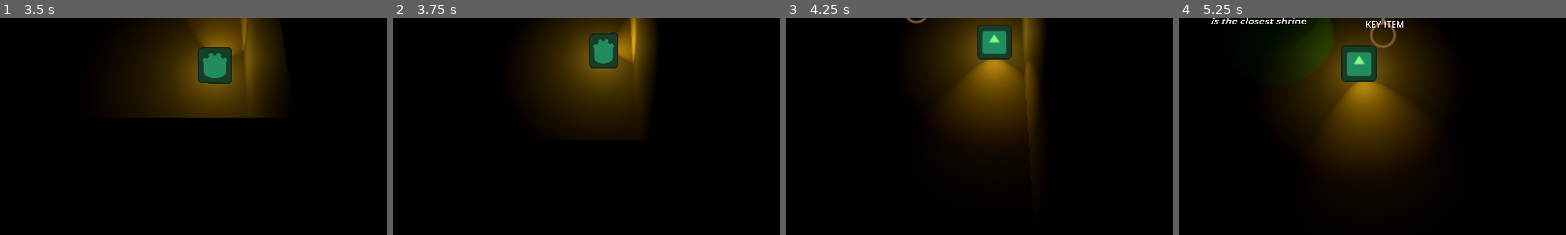
Above: before the commit, frames 1-4 (left to right).
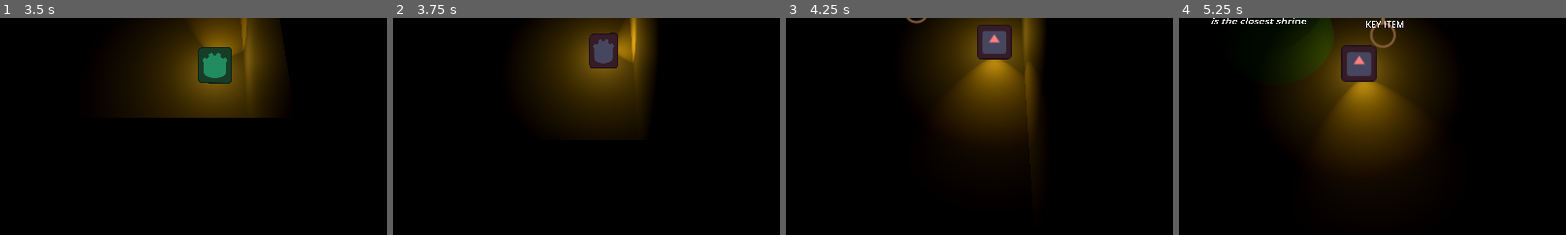
Above: after the commit, the same moments.

Repository: Rusty-Rat-Studios/dead-living-and-dying
Game: Godot game, scene res://ui/main_menu.tscn
Two runs of this game, one before a commit and one after it. Both use one fixed random seed, a clock stepped at 60 frames per second and the inputs below. The engine's default icon, where the game draws it, is replaced by a stand-in: a white triangle on a blue panel in a dark square.
Inputs (mouse positions are % of the whole screen's width and height, from its top left):
- Up to frame 1 (3.5 s): click "Start" at 0.5 s; tap Enter at 1.25 s; move the mouse to (72, 45) at 1.27 s; hold Right (ui_right) 1.28-2.03 s; tap E (interact) at 1.35 s; tap Keypad Enter (ui_accept) at 1.52, 2.27 s; move the mouse to (30, 55) at 2.02 s; hold Down (ui_down) 2.03-2.78 s; right-click (30, 55) at 2.1 s; move the mouse to (60, 28) at 2.77 s; press the mouse at (60, 28) at 2.78 s; hold Right (ui_right) from 2.78 s (still down)
- Up to frame 2 (3.75 s): move the mouse to (45, 70) at 3.52 s; release Right (ui_right) at 3.53 s; release the mouse at (45, 70) at 3.53 s; hold Up (ui_up) from 3.53 s (still down); tap Tab at 3.6 s
- Up to frame 3 (4.25 s): keep holding Up (ui_up); tap Keypad Enter (ui_accept) at 3.77 s
- Up to frame 4 (5.25 s): move the mouse to (80, 65) at 4.27 s; release Up (ui_up) at 4.28 s; hold Left (ui_left) from 4.28 s (still down); tap E (interact) at 4.35 s; tap Keypad Enter (ui_accept) at 4.52 s; move the mouse to (20, 35) at 5.02 s; right-click (20, 35) at 5.1 s
The pictures show only the part of the screen within x 23-73%, y 39-89%; the shares and areas given below are measured in that part.

Frame 1 is identical in both runs. In frame 2, 1.1% of the frame differs, in the area x 50-58%, y 7-23%; in frame 3, 1.3%; in frame 4, 1.4%, in the area x 42-51%, y 12-30%.

Commit message:
Implemented new stat update method
uses the sum of a dictionary instead of accumulative += and -= statements.

Diff:
--- a/items/fuel/fuel_inventory.gd
+++ b/items/fuel/fuel_inventory.gd
@@ -33,7 +33,7 @@
 
 
 func _on_active_timer_timeout() -> void:
-	temp_stat_update(-OMNI_RANGE_MODIFIER, -SPOT_RANGE_MODIFIER, -ENERGY_MODIFIER)
+	reset_stat_update()
 	$CooldownTimer.wait_time = BASE_COOLDOWN_DURATION / player.current_stats.cooldown_reduction
 	$CooldownTimer.start()
 
@@ -45,6 +45,13 @@
 func temp_stat_update(omni_range_modifier: float, spot_range_modifier: float,
 	energy_modifier: float) -> void:
 	var player: Node = PlayerHandler.get_player()
-	player.stat_update(player.player_stats.Stats.LIGHT_OMNI_RANGE, omni_range_modifier)
-	player.stat_update(player.player_stats.Stats.LIGHT_SPOT_RANGE, spot_range_modifier)
-	player.stat_update(player.player_stats.Stats.LIGHT_ENERGY, energy_modifier)
+	player.stat_update_add(player.current_stats.stat_modifier_light_omni_range, omni_range_modifier, "fuel")
+	player.stat_update_add(player.current_stats.stat_modifier_light_spot_range, spot_range_modifier, "fuel")
+	player.stat_update_add(player.current_stats.stat_modifier_light_energy, energy_modifier, "fuel")
+
+
+func reset_stat_update() -> void:
+	var player: Node = PlayerHandler.get_player()
+	player.stat_update_remove(player.current_stats.stat_modifier_light_omni_range, "fuel")
+	player.stat_update_remove(player.current_stats.stat_modifier_light_spot_range, "fuel")
+	player.stat_update_remove(player.current_stats.stat_modifier_light_energy, "fuel")
--- a/items/tea/tea_inventory.gd
+++ b/items/tea/tea_inventory.gd
@@ -9,4 +9,4 @@
 
 func update() -> void:
 	var player: Node = PlayerHandler.get_player()
-	player.stat_update(player.player_stats.Stats.SPEED, speed_modifier)
+	player.stat_update_add(player.current_stats.stat_modifier_speed, speed_modifier, "tea")
--- a/player/player.gd
+++ b/player/player.gd
@@ -96,22 +96,15 @@
 	item.position = Vector3.ZERO
 
 
-func stat_update( stat: PlayerStats.Stats, stat_modifier: float) -> void:
-	if stat == player_stats.Stats.SPEED:
-		current_stats.speed += stat_modifier
-	elif stat == player_stats.Stats.LIGHT_OMNI_RANGE:
-		current_stats.light_omni_range += stat_modifier
-	elif stat == player_stats.Stats.LIGHT_SPOT_RANGE:
-		current_stats.light_spot_range += stat_modifier
-	elif stat == player_stats.Stats.LIGHT_ENERGY:
-		current_stats.light_energy += stat_modifier
-	elif stat == player_stats.Stats.COOLDOWN_REDUCTION:
-		current_stats.cooldown_reduction += stat_modifier
-	elif stat == player_stats.Stats.DURATION:
-		current_stats.duration += stat_modifier
-	elif stat == player_stats.Stats.AREA_SIZE:
-		current_stats.area_size += stat_modifier
+func stat_update_add( stat: Dictionary, stat_modifier: float, name: String) -> void:
+	stat[name] = stat_modifier
+	current_stats.update_stats()
+
+
+func stat_update_remove( stat: Dictionary, name: String) -> void:
+	stat.erase(name)
+	current_stats.update_stats()
 
 
 func inventory_update() -> void:
-	$Inventory.update_all()
+	current_stats.update_stats()
--- a/player/player_stats.gd
+++ b/player/player_stats.gd
@@ -24,10 +24,35 @@
 const BASE_LIGHT_ENERGY: float = 1.0
 
 class CurrentStats:
-	var speed: float = BASE_SPEED
-	var light_omni_range: float = BASE_LIGHT_OMNI_RANGE
-	var light_spot_range: float = BASE_LIGHT_SPOT_RANGE
-	var light_energy: float = BASE_LIGHT_ENERGY
-	var cooldown_reduction: float = BASE_COOLDOWN_REDUCTION
-	var duration: float = BASE_DURATION
-	var area_size: float = BASE_AREA_SIZE
+	var stat_modifier_speed: Dictionary = {}
+	var stat_modifier_light_omni_range: Dictionary = {}
+	var stat_modifier_light_spot_range: Dictionary = {}
+	var stat_modifier_light_energy: Dictionary = {}
+	var stat_modifier_cooldown_reduction: Dictionary = {}
+	var stat_modifier_duration: Dictionary = {}
+	var stat_modifier_area_size: Dictionary = {}
+
+	var speed: float = BASE_SPEED + dictionary_sum(stat_modifier_speed)
+	var light_omni_range: float = BASE_LIGHT_OMNI_RANGE + dictionary_sum(stat_modifier_light_omni_range)
+	var light_spot_range: float = BASE_LIGHT_SPOT_RANGE + dictionary_sum(stat_modifier_light_spot_range)
+	var light_energy: float = BASE_LIGHT_ENERGY + dictionary_sum(stat_modifier_light_energy)
+	var cooldown_reduction: float = BASE_COOLDOWN_REDUCTION + dictionary_sum(stat_modifier_cooldown_reduction)
+	var duration: float = BASE_DURATION + dictionary_sum(stat_modifier_duration)
+	var area_size: float = BASE_AREA_SIZE + dictionary_sum(stat_modifier_area_size)
+
+
+	func dictionary_sum(stat_modifier: Dictionary)-> float:
+		var total_modifier: float = 0.0
+		for i: String in stat_modifier:
+			total_modifier += stat_modifier[i]
+		return total_modifier
+
+
+	func update_stats()-> void:
+		speed = BASE_SPEED + dictionary_sum(stat_modifier_speed)
+		light_omni_range = BASE_LIGHT_OMNI_RANGE + dictionary_sum(stat_modifier_light_omni_range)
+		light_spot_range = BASE_LIGHT_SPOT_RANGE + dictionary_sum(stat_modifier_light_spot_range)
+		light_energy = BASE_LIGHT_ENERGY + dictionary_sum(stat_modifier_light_energy)
+		cooldown_reduction = BASE_COOLDOWN_REDUCTION + dictionary_sum(stat_modifier_cooldown_reduction)
+		duration = BASE_DURATION + dictionary_sum(stat_modifier_duration)
+		area_size = BASE_AREA_SIZE + dictionary_sum(stat_modifier_area_size)
--- a/player/state_machine/state_dead.gd
+++ b/player/state_machine/state_dead.gd
@@ -7,8 +7,10 @@
 func enter() -> void:
 	super()
 
+	_parent.stat_update_remove(_parent.current_stats.stat_modifier_speed, "dying")
+	_parent.stat_update_remove(_parent.current_stats.stat_modifier_light_omni_range, "dying")
+	_parent.stat_update_remove(_parent.current_stats.stat_modifier_light_spot_range, "dying")
 	_parent.current_stats.speed = DEAD_SPEED
-
 
 
 	# disable player light
--- a/player/state_machine/state_dying.gd
+++ b/player/state_machine/state_dying.gd
@@ -9,11 +9,20 @@
 func enter() -> void:
 	super()
 	# update player stats
-	_parent.current_stats.speed += SPEED_MODIFIER
-	_parent.current_stats.light_omni_range += LIGHT_OMNI_RANGE_MODIFIER
-	_parent.current_stats.light_spot_range += LIGHT_SPOT_RANGE_MODIFIER
-	# apply inventory buffs to modified stats
+	_parent.stat_update_add(_parent.current_stats.stat_modifier_speed, SPEED_MODIFIER, "dying")
+	_parent.stat_update_add(_parent.current_stats.stat_modifier_light_omni_range, LIGHT_OMNI_RANGE_MODIFIER, "dying")
+	_parent.stat_update_add(_parent.current_stats.stat_modifier_light_spot_range, LIGHT_SPOT_RANGE_MODIFIER, "dying")
 	_parent.inventory_update()
+
+	# DEBUG: modulate color according to state
+	_parent.get_node("RotationOffset/AnimatedSprite3D").modulate = Color(1, 0.5, 0.5)
+
+	SignalBus.player_hurt.connect(_on_player_hurt)
+
+	# enable and configure stunbox values
+	_parent.stunbox.collision_shape.set_deferred("disabled", false)
+	_parent.stunbox.set_values(_parent.current_stats.speed, _parent.current_stats.light_omni_range,
+		_parent.current_stats.light_spot_range, _parent.current_stats.light_energy)
 
 
 func exit() -> void:
